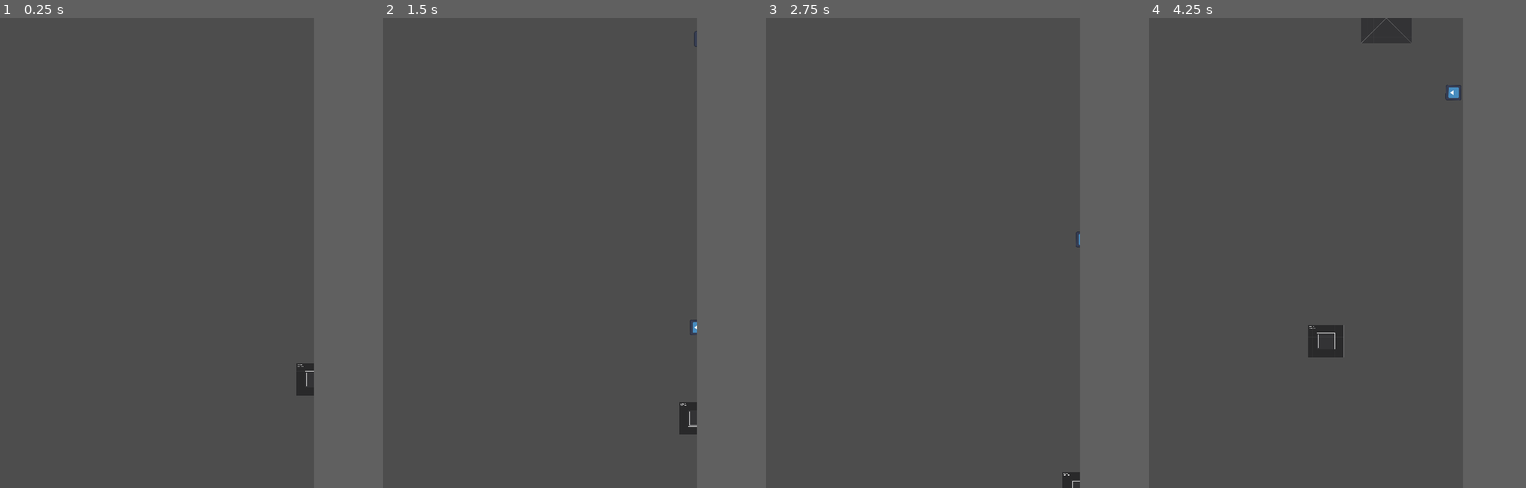
Above: before the commit, frames 1-4 (left to right).
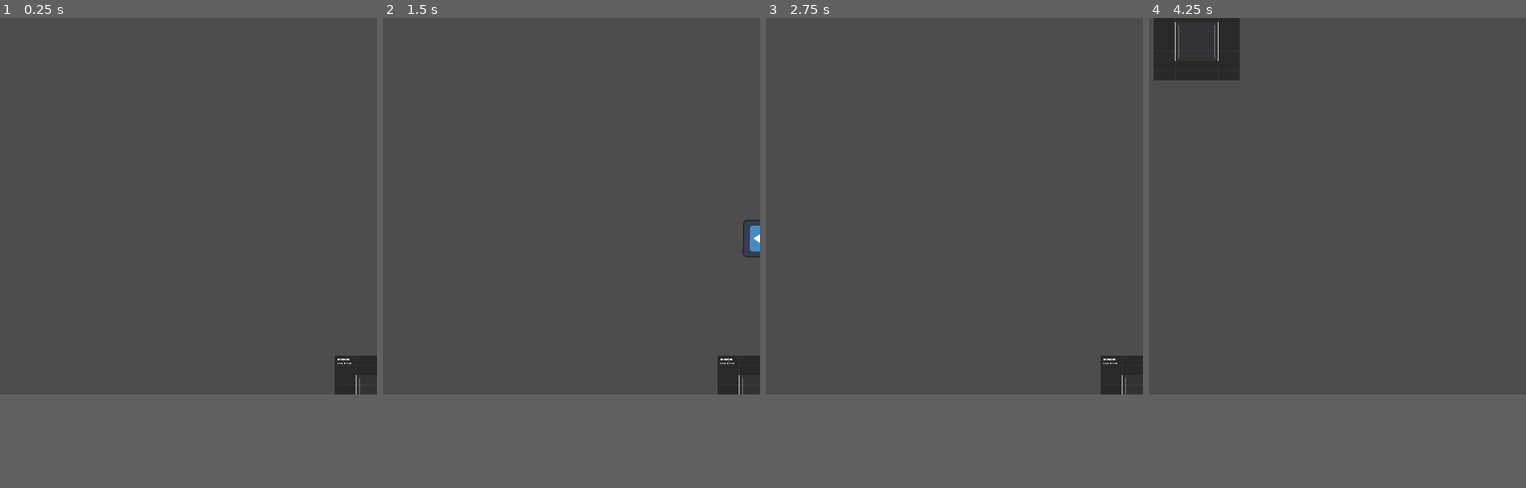
Above: after the commit, the same moments.

Repository: Zoidmania/gdex-2023-winter
Game: Godot game, scene res://main.tscn
Same seed, same stepped clock (60 frames per second), same inputs: the game is played once before the commit and once after it. The engine's default icon, where the game draws it, is replaced by a stand-in: a white triangle on a blue panel in a dark square.
Inputs:
- Up to frame 1 (0.25 s): no input
- Up to frame 2 (1.5 s): tap Enter at 0.5 s; hold Right (santa_move_right) 0.53-1.28 s; tap Space (santa_shoot) at 0.6, 1.35 s; hold Down (santa_move_down) from 1.28 s (still down)
- Up to frame 3 (2.75 s): release Down (santa_move_down) at 2.03 s; hold Right (santa_move_right) from 2.03 s (still down); tap Space (santa_shoot) at 2.1 s
- Up to frame 4 (4.25 s): release Right (santa_move_right) at 2.78 s; hold Up (santa_move_up) 2.78-3.53 s; tap Space (santa_shoot) at 2.85, 3.6 s; hold Left (santa_move_left) from 3.53 s (still down)
The window is 533x799 before the commit and 640x640 after it. Grey fills any space a smaller window leaves; there, only what the larger window draws over its background counts as a difference.

The runs differ from the first frame. In frame 1, 1.2% of the frame differs, in the area x 78-100%, y 71-81%; in frame 2, 1.5%; in frame 3, 1.1%; in frame 4, 4.4%, in the area x 1-83%, y 0-73%.

Commit message:
new got prototype assets

Diff:
--- a/src/enemies/black_goat.tscn
+++ b/src/enemies/black_goat.tscn
@@ -1,27 +1,29 @@
 [gd_scene load_steps=6 format=3 uid="uid://dxhp2tkvgacrk"]
 
 [ext_resource type="PackedScene" uid="uid://b5j0erwnwdkwd" path="res://enemies/enemy.tscn" id="1_rl5lf"]
-[ext_resource type="Texture2D" uid="uid://bt08avtj7hdli" path="res://assets/kenney-prototyping/PNG/Dark/texture_09.png" id="2_0pn2r"]
 [ext_resource type="Script" path="res://enemies/black_goat.gd" id="2_kn77k"]
+[ext_resource type="Texture2D" uid="uid://c4au4tc0qqgbm" path="res://assets/goat-proto/black.png" id="3_xfeca"]
 
 [sub_resource type="CircleShape2D" id="CircleShape2D_soyl6"]
-radius = 64.0
+radius = 32.1403
 
 [sub_resource type="RectangleShape2D" id="RectangleShape2D_ai06l"]
-size = Vector2(154, 154)
+size = Vector2(64, 64)
 
 [node name="BlackGoat" instance=ExtResource("1_rl5lf")]
 script = ExtResource("2_kn77k")
 
 [node name="Sprite2D" parent="." index="0"]
-scale = Vector2(0.15, 0.15)
-texture = ExtResource("2_0pn2r")
+texture = ExtResource("3_xfeca")
+
+[node name="VisibleOnScreenNotifier2D" parent="." index="1"]
+position = Vector2(1.90735e-06, 1.90735e-06)
+scale = Vector2(3.2, 3.2)
 
 [node name="CollisionShape2D" type="CollisionShape2D" parent="HitboxComponent" index="0"]
 shape = SubResource("CircleShape2D_soyl6")
 
 [node name="CollisionShape2D" type="CollisionShape2D" parent="HurtboxComponent" index="0"]
-visible = false
 shape = SubResource("RectangleShape2D_ai06l")
 debug_color = Color(0.92549, 0.196078, 0.478431, 0.419608)
 
--- a/src/enemies/enemy.tscn
+++ b/src/enemies/enemy.tscn
@@ -1,8 +1,9 @@
-[gd_scene load_steps=15 format=3 uid="uid://b5j0erwnwdkwd"]
+[gd_scene load_steps=16 format=3 uid="uid://b5j0erwnwdkwd"]
 
 [ext_resource type="Script" path="res://enemies/enemy.gd" id="1_0aqhb"]
 [ext_resource type="Script" path="res://components/hitbox_component.gd" id="1_jqks7"]
 [ext_resource type="Script" path="res://components/hurtbox_component.gd" id="2_butr8"]
+[ext_resource type="Texture2D" uid="uid://tnet4wqa3bwx" path="res://icon.svg" id="2_xi7h8"]
 [ext_resource type="Script" path="res://components/hurt_component.gd" id="3_20oc2"]
 [ext_resource type="Script" path="res://components/destroyed_component.gd" id="4_6hkh1"]
 [ext_resource type="Script" path="res://components/flash_component.gd" id="5_204rd"]
@@ -19,6 +20,7 @@
 script = ExtResource("1_0aqhb")
 
 [node name="Sprite2D" type="Sprite2D" parent="."]
+texture = ExtResource("2_xi7h8")
 
 [node name="VisibleOnScreenNotifier2D" type="VisibleOnScreenNotifier2D" parent="."]
 
--- a/src/enemies/grey_goat.tscn
+++ b/src/enemies/grey_goat.tscn
@@ -1,27 +1,29 @@
 [gd_scene load_steps=6 format=3 uid="uid://y0utk1nx72vy"]
 
 [ext_resource type="PackedScene" uid="uid://b5j0erwnwdkwd" path="res://enemies/enemy.tscn" id="1_ep3g3"]
-[ext_resource type="Texture2D" uid="uid://bt08avtj7hdli" path="res://assets/kenney-prototyping/PNG/Dark/texture_09.png" id="2_2jnrm"]
 [ext_resource type="Script" path="res://enemies/grey_goat.gd" id="2_5ff6s"]
+[ext_resource type="Texture2D" uid="uid://buiu8vvlh228g" path="res://assets/goat-proto/grey.png" id="3_o2mxf"]
 
 [sub_resource type="CircleShape2D" id="CircleShape2D_efn7n"]
-radius = 44.0454
+radius = 24.0832
 
 [sub_resource type="RectangleShape2D" id="RectangleShape2D_we7jl"]
-size = Vector2(103, 102)
+size = Vector2(48, 48)
 
 [node name="GreyGoat" instance=ExtResource("1_ep3g3")]
 script = ExtResource("2_5ff6s")
 
 [node name="Sprite2D" parent="." index="0"]
-scale = Vector2(0.1, 0.1)
-texture = ExtResource("2_2jnrm")
+texture = ExtResource("3_o2mxf")
+
+[node name="VisibleOnScreenNotifier2D" parent="." index="1"]
+position = Vector2(4.76837e-07, 4.76837e-07)
+scale = Vector2(2.4, 2.4)
 
 [node name="CollisionShape2D" type="CollisionShape2D" parent="HitboxComponent" index="0"]
 shape = SubResource("CircleShape2D_efn7n")
 
 [node name="CollisionShape2D" type="CollisionShape2D" parent="HurtboxComponent" index="0"]
-position = Vector2(-0.5, 0)
 shape = SubResource("RectangleShape2D_we7jl")
 debug_color = Color(0.937255, 0.129412, 0.537255, 0.419608)
 
--- /dev/null
+++ b/src/enemies/purple_goat.gd
@@ -0,0 +1,6 @@
+extends Enemy
+
+
+## Init.
+func _ready() -> void:
+    super()
--- /dev/null
+++ b/src/enemies/purple_goat.tscn
@@ -0,0 +1,31 @@
+[gd_scene load_steps=6 format=3 uid="uid://d26b4s56dbe67"]
+
+[ext_resource type="PackedScene" uid="uid://b5j0erwnwdkwd" path="res://enemies/enemy.tscn" id="1_die8d"]
+[ext_resource type="Script" path="res://enemies/purple_goat.gd" id="2_00ano"]
+[ext_resource type="Texture2D" uid="uid://d1fhjbj01e62t" path="res://assets/goat-proto/purple.png" id="3_1c0x5"]
+
+[sub_resource type="CircleShape2D" id="CircleShape2D_t10bl"]
+radius = 24.0
+
+[sub_resource type="RectangleShape2D" id="RectangleShape2D_of1yw"]
+size = Vector2(48, 48)
+
+[node name="PurpleGoat" instance=ExtResource("1_die8d")]
+script = ExtResource("2_00ano")
+
+[node name="Sprite2D" parent="." index="0"]
+texture = ExtResource("3_1c0x5")
+
+[node name="VisibleOnScreenNotifier2D" parent="." index="1"]
+position = Vector2(4.76837e-07, 4.76837e-07)
+scale = Vector2(2.4, 2.4)
+
+[node name="CollisionShape2D" type="CollisionShape2D" parent="HitboxComponent" index="0"]
+shape = SubResource("CircleShape2D_t10bl")
+
+[node name="CollisionShape2D" type="CollisionShape2D" parent="HurtboxComponent" index="0"]
+shape = SubResource("RectangleShape2D_of1yw")
+debug_color = Color(0.945098, 0.0901961, 0.533333, 0.419608)
+
+[node name="StatsComponent" parent="." index="12"]
+health = 3
--- a/src/enemies/red_goat.tscn
+++ b/src/enemies/red_goat.tscn
@@ -2,20 +2,23 @@
 
 [ext_resource type="PackedScene" uid="uid://b5j0erwnwdkwd" path="res://enemies/enemy.tscn" id="1_ihi6f"]
 [ext_resource type="Script" path="res://enemies/red_goat.gd" id="2_248rr"]
-[ext_resource type="Texture2D" uid="uid://c6xsmdrpuiqxx" path="res://assets/kenney-prototyping/PNG/Red/texture_10.png" id="2_lfgu4"]
+[ext_resource type="Texture2D" uid="uid://d1cdxhwchvmxe" path="res://assets/goat-proto/red.png" id="3_c32gt"]
 
 [sub_resource type="CircleShape2D" id="CircleShape2D_b7mgx"]
-radius = 43.0116
+radius = 24.0208
 
 [sub_resource type="RectangleShape2D" id="RectangleShape2D_rjax2"]
-size = Vector2(102, 102)
+size = Vector2(48, 48)
 
 [node name="RedGoat" instance=ExtResource("1_ihi6f")]
 script = ExtResource("2_248rr")
 
 [node name="Sprite2D" parent="." index="0"]
-scale = Vector2(0.1, 0.1)
-texture = ExtResource("2_lfgu4")
+texture = ExtResource("3_c32gt")
+
+[node name="VisibleOnScreenNotifier2D" parent="." index="1"]
+position = Vector2(4.76837e-07, 4.76837e-07)
+scale = Vector2(2.4, 2.4)
 
 [node name="CollisionShape2D" type="CollisionShape2D" parent="HitboxComponent" index="0"]
 shape = SubResource("CircleShape2D_b7mgx")
--- a/src/project.godot
+++ b/src/project.godot
@@ -23,8 +23,10 @@
 
 [display]
 
-window/size/viewport_width=640
-window/size/viewport_height=960
+window/size/viewport_width=320
+window/size/viewport_height=320
+window/size/window_width_override=960
+window/size/window_height_override=960
 window/stretch/mode="canvas_items"
 
 [importer_defaults]
Binary file added: src/assets/goat-proto/black.png
Not shown, added: src/assets/goat-proto/black.png.import
Binary file added: src/assets/goat-proto/blue.png
Not shown, added: src/assets/goat-proto/blue.png.import
Binary file added: src/assets/goat-proto/green.png
Not shown, added: src/assets/goat-proto/green.png.import
Binary file added: src/assets/goat-proto/grey.png
Not shown, added: src/assets/goat-proto/grey.png.import
Binary file added: src/assets/goat-proto/purple.png
Not shown, added: src/assets/goat-proto/purple.png.import
Binary file added: src/assets/goat-proto/red.png
Not shown, added: src/assets/goat-proto/red.png.import
(and 2 more such lines)
